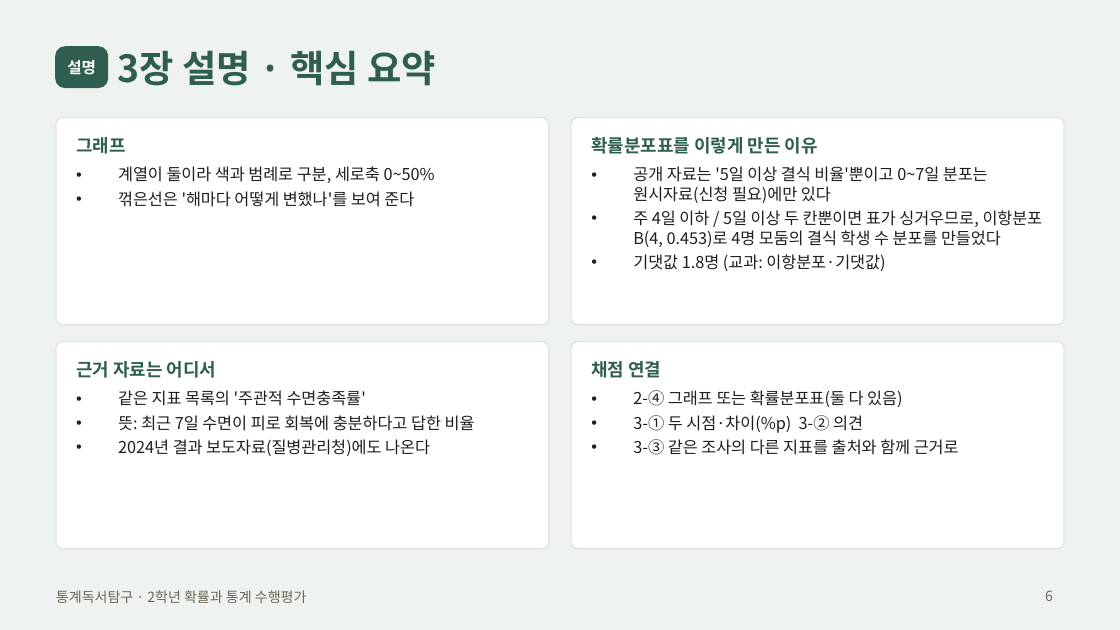
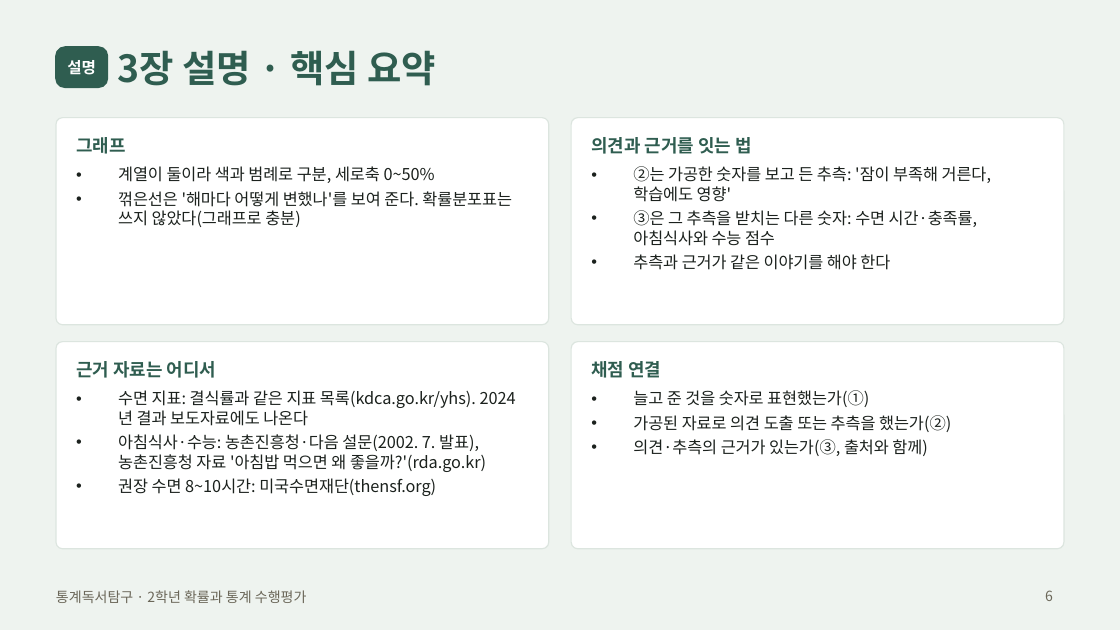
Before and after one commit to jaegeunsongsong/autobot, a slide deck: slide 6 of docs/2026-2학기-통계독서탐구-수행평가/발표예시-간호.pptx. Drawn at 1120x630 pixels with LibreOffice and Linux fonts; fonts in the diff are those of the drawing. Boxes give left, top, right and bottom in pixels: in the first picture for what was removed or moved away, otherwise in the second. Text is boxed around its words. In the diff, an @@ line names an element or a change of style, - is before the commit and + after.

```diff
--- a/docs/2026-2학기-통계독서탐구-수행평가/발표예시-간호.pptx
+++ b/docs/2026-2학기-통계독서탐구-수행평가/발표예시-간호.pptx
@@ text at box(591, 137, 751, 154): text changed @@
-확률분포표를 이렇게 만든 이유
+의견과 근거를 잇는 법
@@ text at box(633, 166, 992, 270): text changed @@
-• 공개 자료는 '5일 이상 결식 비율'뿐이고 0~7일 분포는 원시자료(신청 필요)에만 있다
-• 주 4일 이하 / 5일 이상 두 칸뿐이면 표가 싱거우므로, 이항분포 B(4, 0.453)로 4명 모둠의 결식 학생 수 분포를 만들었다
-• 기댓값 1.8명 (교과: 이항분포·기댓값)
+• ②는 가공한 숫자를 보고 든 추측: '잠이 부족해 거른다, 학습에도 영향'
+• ③은 그 추측을 받치는 다른 숫자: 수면 시간·충족률, 아침식사와 수능 점수
+• 추측과 근거가 같은 이야기를 해야 한다
@@ text at box(118, 191, 512, 227): text changed @@
-• 꺾은선은 '해마다 어떻게 변했나'를 보여 준다
+• 꺾은선은 '해마다 어떻게 변했나'를 보여 준다. 확률분포표는 쓰지 않았다(그래프로 충분)
@@ text at box(118, 390, 486, 496): text changed @@
-• 같은 지표 목록의 '주관적 수면충족률'
-• 뜻: 최근 7일 수면이 피로 회복에 충분하다고 답한 비율
-• 2024년 결과 보도자료(질병관리청)에도 나온다
+• 수면 지표: 결식률과 같은 지표 목록(kdca.go.kr/yhs). 2024년 결과 보도자료에도 나온다
+• 아침식사·수능: 농촌진흥청·다음 설문(2002. 7. 발표), 농촌진흥청 자료 '아침밥 먹으면 왜 좋을까?'(rda.go.kr)
+• 권장 수면 8~10시간: 미국수면재단(thensf.org)
@@ text at box(633, 390, 951, 456): text changed @@
-• 2-④ 그래프 또는 확률분포표(둘 다 있음)
-• 3-① 두 시점·차이(%p) 3-② 의견
-• 3-③ 같은 조사의 다른 지표를 출처와 함께 근거로
+• 늘고 준 것을 숫자로 표현했는가(①)
+• 가공된 자료로 의견 도출 또는 추측을 했는가(②)
+• 의견·추측의 근거가 있는가(③, 출처와 함께)
```
Also in this commit, not shown: 7 other slides changed, 13 other files.
